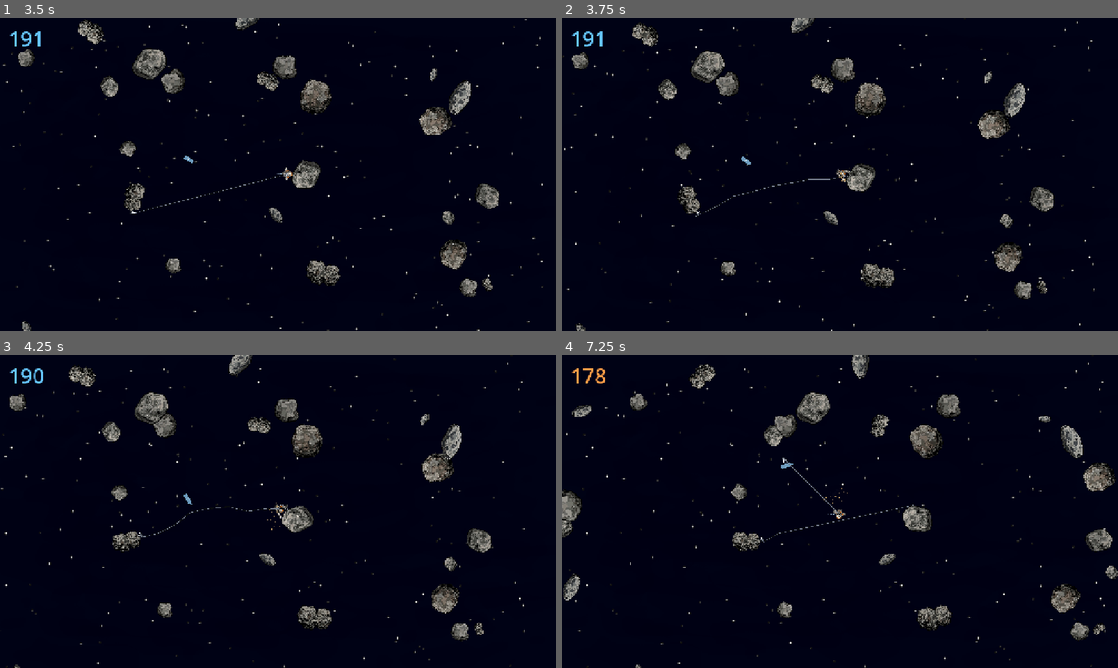
Above: before the commit, frames 1-4 (two rows, left to right).
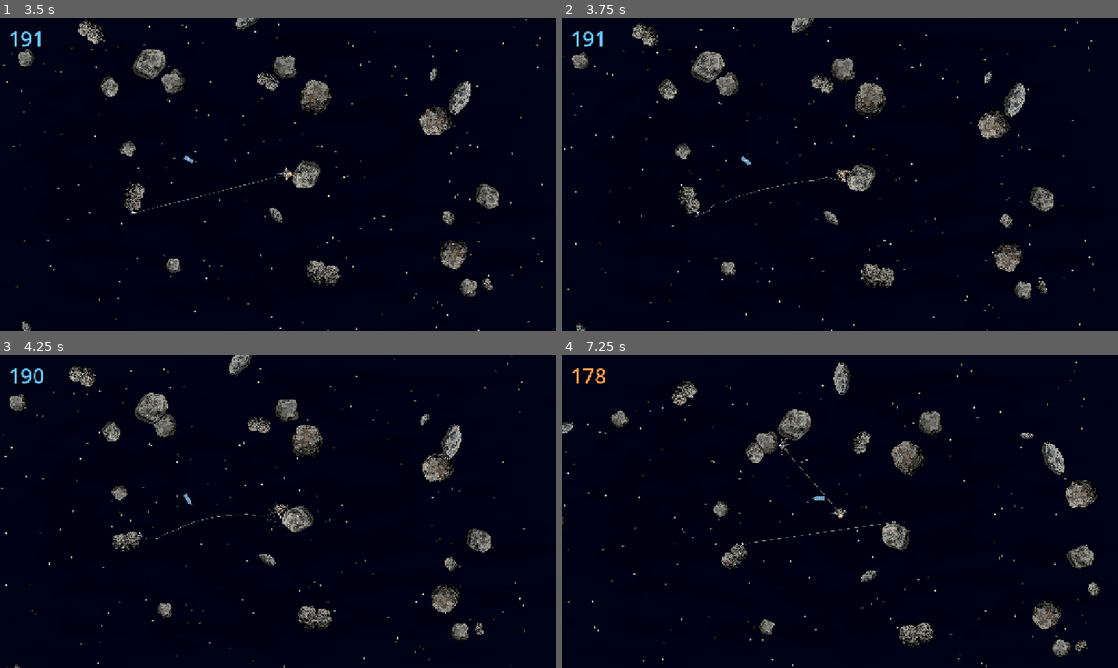
Above: after the commit, the same moments.

Repository: xOnelinx/-space_scrapheap
Game: Godot game, scene res://scenes/main.tscn
Two runs of this game, one before a commit and one after it. Both use one fixed random seed, a clock stepped at 60 frames per second and the inputs below.
Inputs (mouse positions are in pixels of both pictures, inside the frame that each line leads up to):
- Up to frame 1 (3.5 s): click "Начать игру" at 0.5 s; move the mouse to (400, 158) at 1.27 s; hold D (move_right) 1.28-2.03 s; hold Right mouse button (aim) 1.28-2.03 s; click (400, 158) at 1.42 s; move the mouse to (166, 190) at 2.02 s; hold S (move_down) 2.03-2.78 s; tap E (harpoon) at 2.1 s; move the mouse to (333, 105) at 2.77 s; hold D (move_right) from 2.78 s (still down); hold F (hatch) from 2.78 s (still down)
- Up to frame 2 (3.75 s): move the mouse to (812, 237) at 3.52 s; release D (move_right) at 3.53 s; release F (hatch) at 3.53 s; hold W (move_up) from 3.53 s (still down); tap Middle mouse button (pin_tether) at 3.6 s; click (812, 237) at 3.67 s
- Up to frame 3 (4.25 s): keep holding W (move_up)
- Up to frame 4 (7.25 s): move the mouse to (1006, 558) at 4.27 s; release W (move_up) at 4.28 s; press the mouse at (1006, 558) at 4.28 s; hold A (move_left) 4.28-5.78 s; move the mouse to (673, 464) at 5.02 s; release the mouse at (673, 464) at 5.03 s; tap Q (release_tether) at 5.1 s; move the mouse to (867, 511) at 5.77 s; hold S (move_down) 5.78-6.53 s; hold Right mouse button (aim) 5.78-6.53 s; click (867, 511) at 5.92 s; move the mouse to (756, 433) at 6.52 s; hold D (move_right) from 6.53 s (still down); tap E (harpoon) at 6.6 s

Frame 1 is identical in both runs. In frame 2, less than 0.1% of the frame differs, in the area x 24-51%, y 50-63%; in frame 3, less than 0.1%; in frame 4, 10%, in the area x 0-100%, y 0-100%.

Commit message:
бесконечные попытки заставить астеройды правильно реагировать на трос

Diff:
--- a/godot/scripts/body.gd
+++ b/godot/scripts/body.gd
@@ -99,28 +99,45 @@
 	b.global_position += normal * pen * mass_a / mass_sum
 
 	var contact := a.global_position + normal * ra
+	var jn := resist(b, contact, a, contact, normal, restitution)
+	if jn <= 0.0:
+		return
 	var rel := velocity_at(a, contact) - velocity_at(b, contact)
-	var approach := rel.dot(normal)
-	if approach <= 0.0:
+	var slip := rel.dot(tangent)
+	var inv_t := point_inv(a, contact, tangent) + point_inv(b, contact, tangent)
+	if inv_t <= 0.0:
 		return
-	var inv_a := 1.0 / mass_a
-	var inv_b := 1.0 / mass_b
-	var jn := (1.0 + restitution) * approach / (inv_a + inv_b)
-	var impulse_n := normal * jn
-	apply_impulse(a, -impulse_n, contact)
-	apply_impulse(b, impulse_n, contact)
+	var jt := clampf(slip / inv_t, -friction * jn, friction * jn)
+	apply_impulse(a, -tangent * jt, contact)
+	apply_impulse(b, tangent * jt, contact)
 
-	rel = velocity_at(a, contact) - velocity_at(b, contact)
-	var slip := rel.dot(tangent)
-	var inertia_a := inertia(a)
-	var inertia_b := inertia(b)
-	var spin_a := 0.0 if inertia_a <= 0.0 else (ra * ra) / inertia_a
-	var spin_b := 0.0 if inertia_b <= 0.0 else (rb * rb) / inertia_b
-	var inv_t := inv_a + inv_b + spin_a + spin_b
-	var jt := clampf(slip / inv_t, -friction * jn, friction * jn)
-	var impulse_t := tangent * jt
-	apply_impulse(a, -impulse_t, contact)
-	apply_impulse(b, impulse_t, contact)
+
+## Насколько точка поддаётся толчку вдоль direction: ход и плечо до спина.
+static func point_inv(node: Node2D, at: Vector2, direction: Vector2) -> float:
+	var body_mass := mass(node)
+	if body_mass <= 0.0:
+		return 0.0
+	var inv := 1.0 / body_mass
+	var body_inertia := inertia(node)
+	if body_inertia <= 0.0:
+		return inv
+	var lever := at - node.global_position
+	var cross := lever.x * direction.y - lever.y * direction.x
+	return inv + cross * cross / body_inertia
+
+
+## Гасит скорость, с которой point_b уходит от point_a вдоль direction. Импульс в этих точках.
+static func resist(a: Node2D, point_a: Vector2, b: Node2D, point_b: Vector2, direction: Vector2, restitution: float) -> float:
+	var separating := (velocity_at(b, point_b) - velocity_at(a, point_a)).dot(direction)
+	if separating <= 0.0:
+		return 0.0
+	var inv := point_inv(a, point_a, direction) + point_inv(b, point_b, direction)
+	if inv <= 0.0:
+		return 0.0
+	var impulse := (1.0 + restitution) * separating / inv
+	apply_impulse(a, direction * impulse, point_a)
+	apply_impulse(b, -direction * impulse, point_b)
+	return impulse
 
 
 static func _misses_disk(center: Vector2, radius: float, origin: Vector2, dir: Vector2, limit: float) -> bool:
--- a/godot/scripts/tether.gd
+++ b/godot/scripts/tether.gd
@@ -14,7 +14,7 @@
 const REEL_RATE := 70.0
 const MIN_LENGTH := 16.0
 const TAUT_MAX_CLOSE := 280.0
-const LINK_COUNT := 9
+const LINK_COUNT := 16
 const BURST_LIFE := 1.05
 ## Свет пороха гаснет раньше: газ ещё висит, когда вспышка уже погасла.
 const FLASH_LIFE := 0.20
@@ -319,42 +319,32 @@
 	length = maxf(length - REEL_RATE * delta, MIN_LENGTH)
 
 
-func _tie_bodies(host: Wanderer, delta: float) -> void:
-	## Длина после СКМ замерла. Тянет только натянутый трос; слабина не раздвигает камни и не гасит боковой ход.
+func _tie_bodies(_host: Wanderer, delta: float) -> void:
+	## Длиннее закреплённого трос не растёт. Рывок в крепление делится на ход и спин. Короче — провисает.
 	if not pinned() or not is_instance_valid(anchor) or home == anchor:
 		return
-	_step_links(delta)
 	var origin := anchor_global()
 	var other := home_global()
 	var offset := other - origin
 	var dist := offset.length()
-	if dist <= length or dist < 0.001:
+	if dist < 0.001:
 		return
 	var along := offset / dist
-	var separating := (Body.velocity_at(home, other) - Body.velocity_at(anchor, origin)).dot(along)
-	var bias := clampf(0.4 * (dist - length) / maxf(delta, 0.001), 0.0, TAUT_MAX_CLOSE)
-	var needed := separating + bias
-	if needed <= 0.0:
-		return
-	var inv := _pin_inv_mass(anchor, origin, along) + _pin_inv_mass(home, other, along)
-	if inv <= 0.0:
-		return
-	var impulse := needed / inv
-	host.add_body_impulse(anchor, along * impulse, origin)
-	host.add_body_impulse(home, -along * impulse, other)
-
-
-func _pin_inv_mass(body: Node2D, at: Vector2, along: Vector2) -> float:
+	var inv := _linear_inv(anchor) + _linear_inv(home)
+	var stretch := maxf(dist - length, 0.0)
+	if dist + 0.001 >= length:
+		Body.resist(anchor, origin, home, other, along, 0.0)
+	if stretch > 0.0 and inv > 0.0:
+		anchor.global_position += along * stretch * _linear_inv(anchor) / inv
+		home.global_position -= along * stretch * _linear_inv(home) / inv
+	_step_links(delta)
+
+
+func _linear_inv(body: Node2D) -> float:
 	var mass := Body.mass(body)
 	if mass <= 0.0:
 		return 0.0
-	var inv := 1.0 / mass
-	var inertia := Body.inertia(body)
-	if inertia <= 0.0:
-		return inv
-	var lever := at - body.global_position
-	var cross := lever.x * along.y - lever.y * along.x
-	return inv + cross * cross / inertia
+	return 1.0 / mass
 
 
 func _ensure_links() -> bool:
@@ -409,7 +399,7 @@
 
 func _satisfy_links(home_at: Vector2, hook_at: Vector2) -> void:
 	var seg := length / float(LINK_COUNT - 1)
-	for _iter in 6:
+	for _iter in 12:
 		for i in LINK_COUNT - 1:
 			var a := _links[i]
 			var b := _links[i + 1]
--- a/godot/tests/verify_core.gd
+++ b/godot/tests/verify_core.gd
@@ -234,6 +234,67 @@
 		_clear_ride(wanderer)
 		fail("Закреплённый трос не зафиксировал длину")
 		return false
+	var rope_along := laid.home_global() - laid.anchor_global()
+	rope_along = rope_along.normalized()
+	light.spin = 0.8
+	heavy.spin = -0.5
+	light.drift_velocity = -rope_along * 90.0
+	heavy.drift_velocity = Vector2.ZERO
+	laid.integrate(wanderer, 0.016, false)
+	if heavy.drift_velocity.dot(-rope_along) <= 0.0 or light.drift_velocity.dot(-rope_along) >= 89.0:
+		_clear_ride(wanderer)
+		fail("Трос не передал скорость движения")
+		return false
+	var pin_was := laid.anchor_global()
+	var local_pin := laid.anchor_local
+	var hitch_side := Vector2(-rope_along.y, rope_along.x)
+	var light_pos := light.global_position
+	var heavy_pos := heavy.global_position
+	var light_turn := light.rotation
+	light.rotation = hitch_side.angle() - local_pin.angle()
+	light.global_position += pin_was - laid.anchor_global()
+	var lever := laid.anchor_global() - light.global_position
+	var torque_sign := signf(lever.cross(rope_along))
+	if absf(torque_sign) < 0.5:
+		_clear_ride(wanderer)
+		fail("Плечо крепления не вышло")
+		return false
+	var slack := frozen - laid.home_global().distance_to(laid.anchor_global())
+	if slack > 0.0:
+		light.global_position -= rope_along * slack
+	light.spin = -torque_sign * 1.5
+	heavy.spin = 0.0
+	light.drift_velocity = Vector2.ZERO
+	heavy.drift_velocity = Vector2.ZERO
+	var fought := light.spin
+	laid.integrate(wanderer, 0.016, false)
+	var held_along := laid.home_global() - laid.anchor_global()
+	held_along = held_along.normalized()
+	var paid := Body.velocity_at(heavy, laid.home_global()).dot(held_along) \
+			- Body.velocity_at(light, laid.anchor_global()).dot(held_along)
+	if paid > 0.5 or absf(light.spin) >= absf(fought) - 0.02:
+		_clear_ride(wanderer)
+		fail("Трос не поделил рывок со спином")
+		return false
+	if absf(light.spin) > absf(fought):
+		_clear_ride(wanderer)
+		fail("Трос разогнал спин сильнее рывка")
+		return false
+	var held_spin := light.spin
+	laid.integrate(wanderer, 0.016, false)
+	if absf(light.spin - held_spin) > 0.05:
+		_clear_ride(wanderer)
+		fail("Трос снова разогнал спин")
+		return false
+	light.global_position = light_pos
+	heavy.global_position = heavy_pos
+	light.rotation = light_turn
+	light.global_position += pin_was - laid.anchor_global()
+	light.spin = 0.0
+	light.drift_velocity = Vector2.ZERO
+	heavy.spin = 0.0
+	heavy.drift_velocity = Vector2.ZERO
+	laid.integrate(wanderer, 0.016, false)
 	var light_at := light.global_position
 	var heavy_at := heavy.global_position
 	var light_rot := light.rotation
@@ -255,15 +316,40 @@
 	heavy.drift_velocity = Vector2.ZERO
 	light.spin = 0.0
 	heavy.spin = 0.0
+	var stretched := light.global_position + pull * 30.0
+	light.global_position = stretched
+	light.rotation += 0.35
+	laid.integrate(wanderer, 0.016, false)
+	if absf(laid.length - frozen) > 0.01:
+		_clear_ride(wanderer)
+		fail("Длина закреплённого троса изменилась")
+		return false
+	var span_now := laid.home_global().distance_to(laid.anchor_global())
+	if absf(span_now - frozen) > 2.0:
+		_clear_ride(wanderer)
+		fail("Трос вырос вместо толчка")
+		return false
+	if light.global_position.distance_to(stretched) < 1.0 and light.drift_velocity.length() < 1.0:
+		_clear_ride(wanderer)
+		fail("Растяжение не ушло в движение")
+		return false
+	light.global_position = light_at
+	heavy.global_position = heavy_at
+	light.rotation = light_rot
+	heavy.rotation = heavy_rot
+	light.drift_velocity = Vector2.ZERO
+	heavy.drift_velocity = Vector2.ZERO
+	light.spin = 0.0
+	heavy.spin = 0.0
 	light.global_position -= pull * 40.0
 	laid.integrate(wanderer, 0.016, false)
-	if absf(laid.length - frozen) > 0.01:
-		_clear_ride(wanderer)
-		fail("Длина закреплённого троса изменилась")
+	if laid.home_global().distance_to(laid.anchor_global()) > frozen - 10.0:
+		_clear_ride(wanderer)
+		fail("Ослабший трос не укоротился")
 		return false
 	if light.drift_velocity.dot(pull) > 1.0:
 		_clear_ride(wanderer)
-		fail("Слабый трос раздвинул камни")
+		fail("Ослабший трос раздвинул камни")
 		return false
 	var pts := laid.link_points()
 	var chord := pts[pts.size() - 1] - pts[0]
@@ -274,7 +360,7 @@
 			bowed = maxf(bowed, absf(rel.x * chord.y - rel.y * chord.x) / chord.length())
 	if bowed < 4.0:
 		_clear_ride(wanderer)
-		fail("Слабый трос остался прямой")
+		fail("Ослабший трос остался прямой")
 		return false
 	light.global_position = light_at
 	heavy.global_position = heavy_at
Not shown, changed: GAME.md
Not shown, changed: README.md
